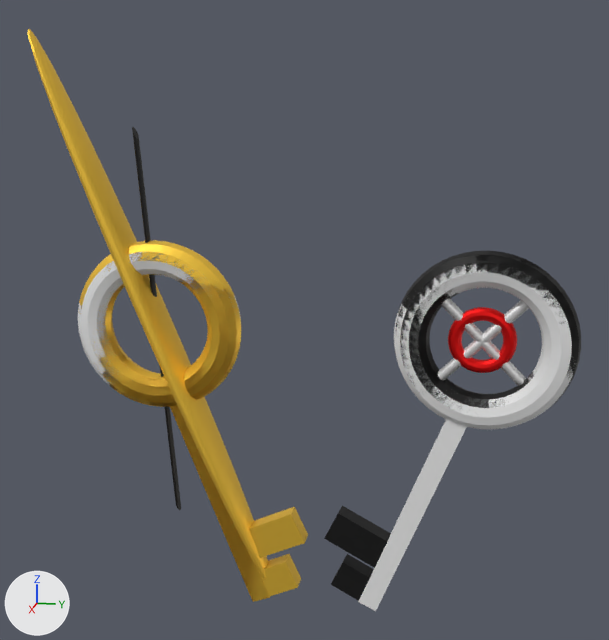
One commit to the FBX model Demoness Grind and Death (Semestral)/Assets/Models/keys.fbx: the scene before it, then after it.
Camera for both pictures: a 50 mm camera at (6.24, 1.69, 2.45) aimed at (-0.04, 0.44, 0.88). The axes (+X, +Y, +Z) are drawn at lower left. The lights are the same throughout. Where no turn or scale is listed for an object, it has been applied to the vertices.

The scene before the commit, as lines of its bpy script (objects in view):
```python
ob_cube = bpy.data.objects.new('Cube', me_cube)
ob_cube.parent = ob_torus_002
ob_cube.location = (0.857, -2.538, 0.0)
ob_cube.rotation_euler = (1.947, -1.571, 0.0)  # degrees (112, -90, 0)
ob_cube.scale = (-0.138, -0.146, -1.82)
ob_cube_001 = bpy.data.objects.new('Cube.001', me_cube_005)
ob_cube_001.location = (0.0, 0.166, -1.356)
ob_cube_002 = bpy.data.objects.new('Cube.002', me_cube_006)
ob_cube_002.location = (0.0, 0.138, -0.969)
ob_cube_003 = bpy.data.objects.new('Cube.003', me_cube_007)
ob_cube_003.location = (-0.077, 0.935, -0.969)
ob_cylinder_001 = bpy.data.objects.new('Cylinder.001', me_cylinder_001)
ob_cylinder_001.location = (0.0, -0.756, 0.769)
ob_sphere = bpy.data.objects.new('Sphere', me_sphere)
ob_sphere.parent = ob_cube
ob_sphere.location = (0.0, 0.868, 1.471)
ob_sphere.rotation_euler = (1.801, 0.0, 0.0)  # degrees (103, 0, 0)
ob_sphere.scale = (2.87, 2.53, 1.02)
ob_torus_002 = bpy.data.objects.new('Torus.002', me_torus_002)
ob_torus_002.location = (0.0, -0.747, 0.794)
ob_torus_002.rotation_euler = (1.571, 0.0, 1.571)  # degrees (90, 0, 90)
ob_torus_002.scale = (0.549, 0.549, 0.549)
# also in view: 'Torus.001' at (0.0, 1.82, 0.79); 'Cube.005' at (0.0, 1.7, -0.04); 'Cylinder.002' at (0.0, 1.81, 0.81); 'Torus.006' at (0.0, 1.8, 0.8); 'Cylinder.003' at (0.0, 1.82, 0.78)
```
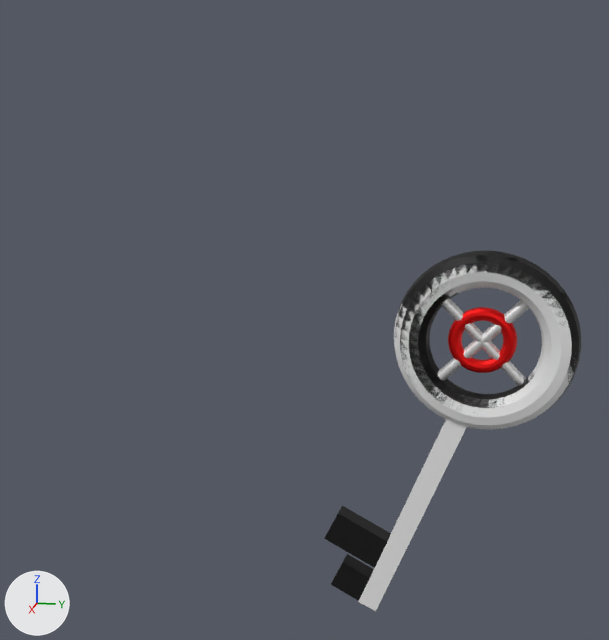
The newer file is also turned or shifted as a whole; pictures and numbers use the older file's frame.

The change, as a list of edits to the scene's bpy script:
```text
Remove ob_cube_002:
    ob_cube_002 = bpy.data.objects.new('Cube.002', me_cube_006)
    ob_cube_002.location = (0.0, 0.138, -0.969)
Remove ob_cube_001:
    ob_cube_001 = bpy.data.objects.new('Cube.001', me_cube_005)
    ob_cube_001.location = (0.0, 0.166, -1.356)
Remove ob_cube:
    ob_cube = bpy.data.objects.new('Cube', me_cube)
    ob_cube.parent = ob_torus_002
    ob_cube.location = (0.857, -2.538, 0.0)
    ob_cube.rotation_euler = (1.947, -1.571, 0.0)  # degrees (112, -90, 0)
    ob_cube.scale = (-0.138, -0.146, -1.82)
Remove ob_sphere:
    ob_sphere = bpy.data.objects.new('Sphere', me_sphere)
    ob_sphere.parent = ob_cube
    ob_sphere.location = (0.0, 0.868, 1.471)
    ob_sphere.rotation_euler = (1.801, 0.0, 0.0)  # degrees (103, 0, 0)
    ob_sphere.scale = (2.87, 2.53, 1.02)
Remove ob_torus_002:
    ob_torus_002 = bpy.data.objects.new('Torus.002', me_torus_002)
    ob_torus_002.location = (0.0, -0.747, 0.794)
    ob_torus_002.rotation_euler = (1.571, 0.0, 1.571)  # degrees (90, 0, 90)
    ob_torus_002.scale = (0.549, 0.549, 0.549)
Remove ob_cylinder_001:
    ob_cylinder_001 = bpy.data.objects.new('Cylinder.001', me_cylinder_001)
    ob_cylinder_001.location = (0.0, -0.756, 0.769)
```

Pixel boxes [x1, y1, x2, y2] of what changed, in the pictures (609 x 640 px):
'Sphere', deleted (yellow): before [28, 29, 268, 580]
'Cube.001', deleted: before [92, 273, 301, 601]
'Cube.002', deleted (yellow): before [91, 271, 308, 602]
'Torus.002', deleted: before [78, 252, 241, 390]
'Cube', deleted (yellow): before [78, 240, 270, 597]
'Cylinder.001', deleted (black): before [132, 127, 181, 510]
